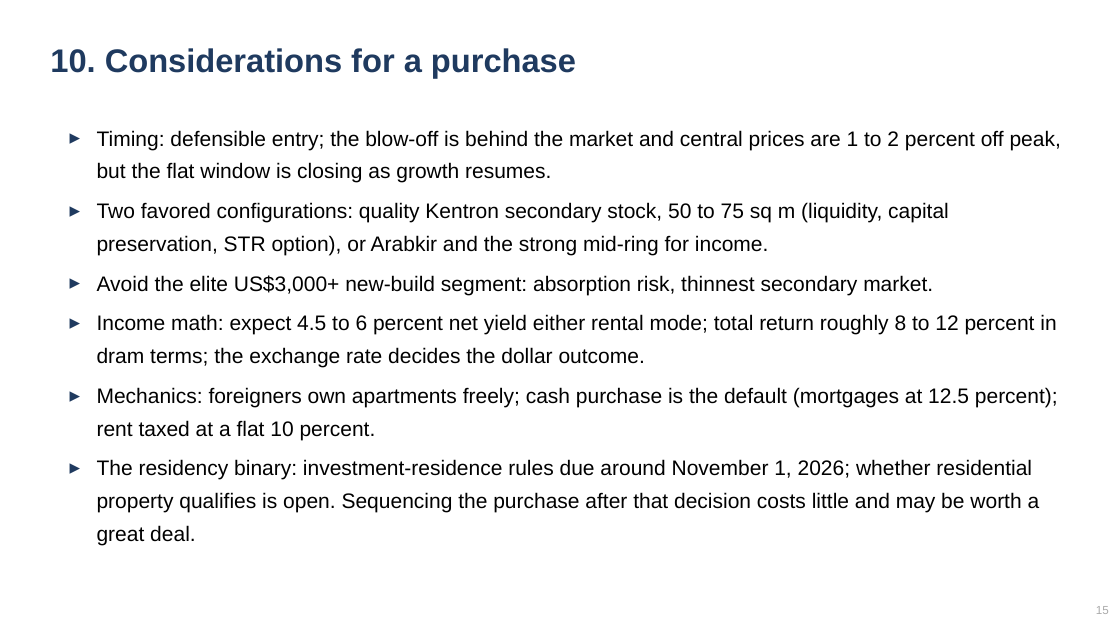
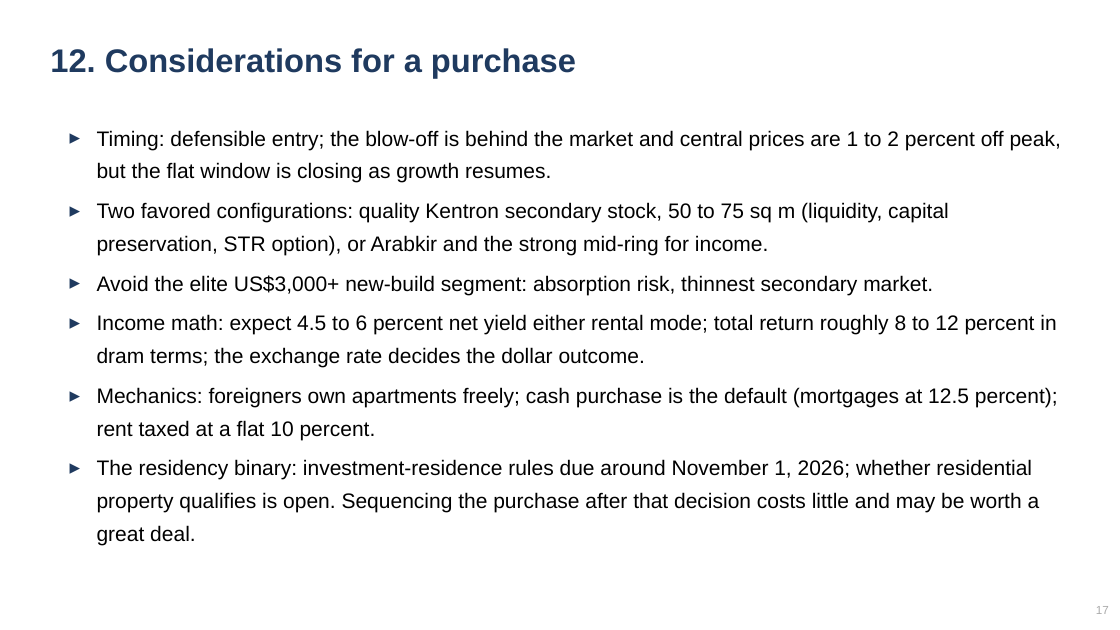
Before and after one commit to rasoolzandvakil-boop/yerevan-housing, a slide deck: slide 17 of Yerevan-Housing-Market-Slides.pptx (slide 15 before the commit). Drawn at 1120x630 pixels with LibreOffice and Linux fonts; fonts in the diff are those of the drawing. Boxes give left, top, right and bottom in pixels: in the first picture for what was removed or moved away, otherwise in the second. Text is boxed around its words. In the diff, an @@ line names an element or a change of style, - is before the commit and + after.

```diff
--- a/Yerevan-Housing-Market-Slides.pptx
+++ b/Yerevan-Housing-Market-Slides.pptx
@@ text at [50,48,576,78]: text changed @@
-10. Considerations for a purchase
+12. Considerations for a purchase
@@ text at [1096,606,1109,614]: text changed @@
-15
+17
```
Also in this commit, not shown: 12 other slides changed, 2 slides added, 1 other file.
